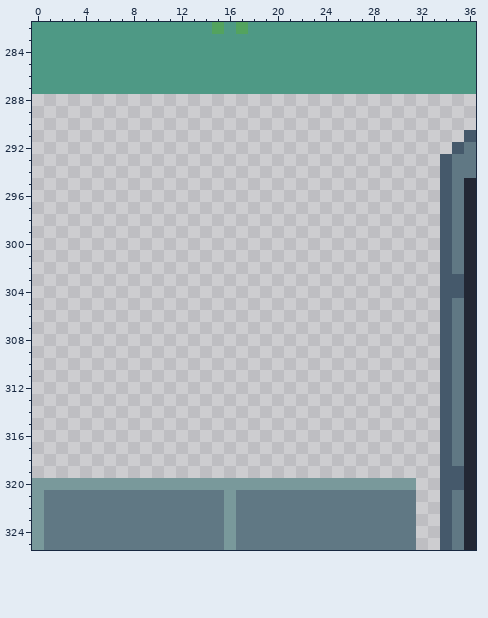
Pixel-art file -- aseprite/terrain_atlas.aseprite. That is the earlier state.
256x512 pixels, 1 frame. Colours within 5 levels of each other are drawn and written as one. Shown: x 0..36, y 282..325. The commit also changed other parts of the picture, which this record leaves out.
Now the later version:
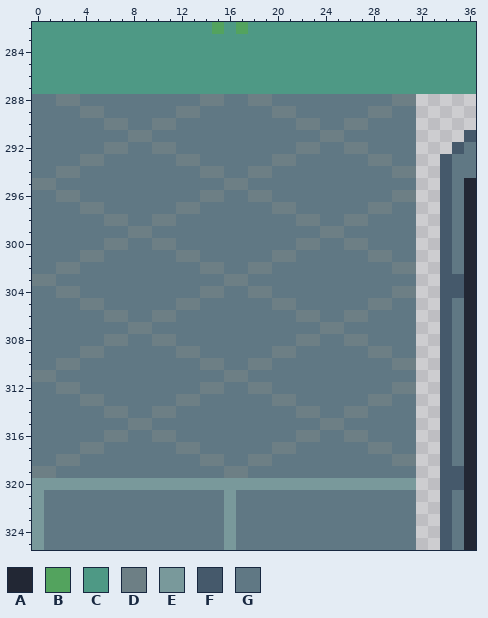
Palette (. is transparent): A #222734  B #53a35e  C #4e9985  D #6d7f85  E #79999b  F #45596b  G #607884
Edits made:
Layer "Background":
y 288: x 0..31 ................................ -> GGDDGGGGGGGGGGDDGGDDGGGGGGGGGGDD
y 289: x 0..31 ................................ -> GGGGDDGGGGGGDDGGGGGGDDGGGGGGDDGG
y 290: x 0..31 ................................ -> GGGGGGDDGGDDGGGGGGGGGGDDGGDDGGGG
y 291: x 0..31 ................................ -> GGGGGGGGDDGGGGGGGGGGGGGGDDGGGGGG
y 292: x 0..31 ................................ -> GGGGGGDDGGDDGGGGGGGGGGDDGGDDGGGG
y 293: x 0..31 ................................ -> GGGGDDGGGGGGDDGGGGGGDDGGGGGGDDGG
y 294: x 0..31 ................................ -> GGDDGGGGGGGGGGDDGGDDGGGGGGGGGGDD
y 295: x 0..31 ................................ -> DDGGGGGGGGGGGGGGDDGGGGGGGGGGGGGG
y 296: x 0..31 ................................ -> GGDDGGGGGGGGGGDDGGDDGGGGGGGGGGDD
y 297: x 0..31 ................................ -> GGGGDDGGGGGGDDGGGGGGDDGGGGGGDDGG
y 298: x 0..31 ................................ -> GGGGGGDDGGDDGGGGGGGGGGDDGGDDGGGG
y 299: x 0..31 ................................ -> GGGGGGGGDDGGGGGGGGGGGGGGDDGGGGGG
y 300: x 0..31 ................................ -> GGGGGGDDGGDDGGGGGGGGGGDDGGDDGGGG
y 301: x 0..31 ................................ -> GGGGDDGGGGGGDDGGGGGGDDGGGGGGDDGG
y 302: x 0..31 ................................ -> GGDDGGGGGGGGGGDDGGDDGGGGGGGGGGDD
y 303: x 0..31 ................................ -> DDGGGGGGGGGGGGGGDDGGGGGGGGGGGGGG
y 304: x 0..31 ................................ -> GGDDGGGGGGGGGGDDGGDDGGGGGGGGGGDD
y 305: x 0..31 ................................ -> GGGGDDGGGGGGDDGGGGGGDDGGGGGGDDGG
y 306: x 0..31 ................................ -> GGGGGGDDGGDDGGGGGGGGGGDDGGDDGGGG
y 307: x 0..31 ................................ -> GGGGGGGGDDGGGGGGGGGGGGGGDDGGGGGG
y 308: x 0..31 ................................ -> GGGGGGDDGGDDGGGGGGGGGGDDGGDDGGGG
y 309: x 0..31 ................................ -> GGGGDDGGGGGGDDGGGGGGDDGGGGGGDDGG
y 310: x 0..31 ................................ -> GGDDGGGGGGGGGGDDGGDDGGGGGGGGGGDD
y 311: x 0..31 ................................ -> DDGGGGGGGGGGGGGGDDGGGGGGGGGGGGGG
y 312: x 0..31 ................................ -> GGDDGGGGGGGGGGDDGGDDGGGGGGGGGGDD
y 313: x 0..31 ................................ -> GGGGDDGGGGGGDDGGGGGGDDGGGGGGDDGG
y 314: x 0..31 ................................ -> GGGGGGDDGGDDGGGGGGGGGGDDGGDDGGGG
y 315: x 0..31 ................................ -> GGGGGGGGDDGGGGGGGGGGGGGGDDGGGGGG
y 316: x 0..31 ................................ -> GGGGGGDDGGDDGGGGGGGGGGDDGGDDGGGG
y 317: x 0..31 ................................ -> GGGGDDGGGGGGDDGGGGGGDDGGGGGGDDGG
y 318: x 0..31 ................................ -> GGDDGGGGGGGGGGDDGGDDGGGGGGGGGGDD
y 319: x 0..31 ................................ -> DDGGGGGGGGGGGGGGDDGGGGGGGGGGGGGG
Changed places in both pictures, as pixel boxes (x1, y1, x2, y2):
added: (32, 94, 416, 478)
